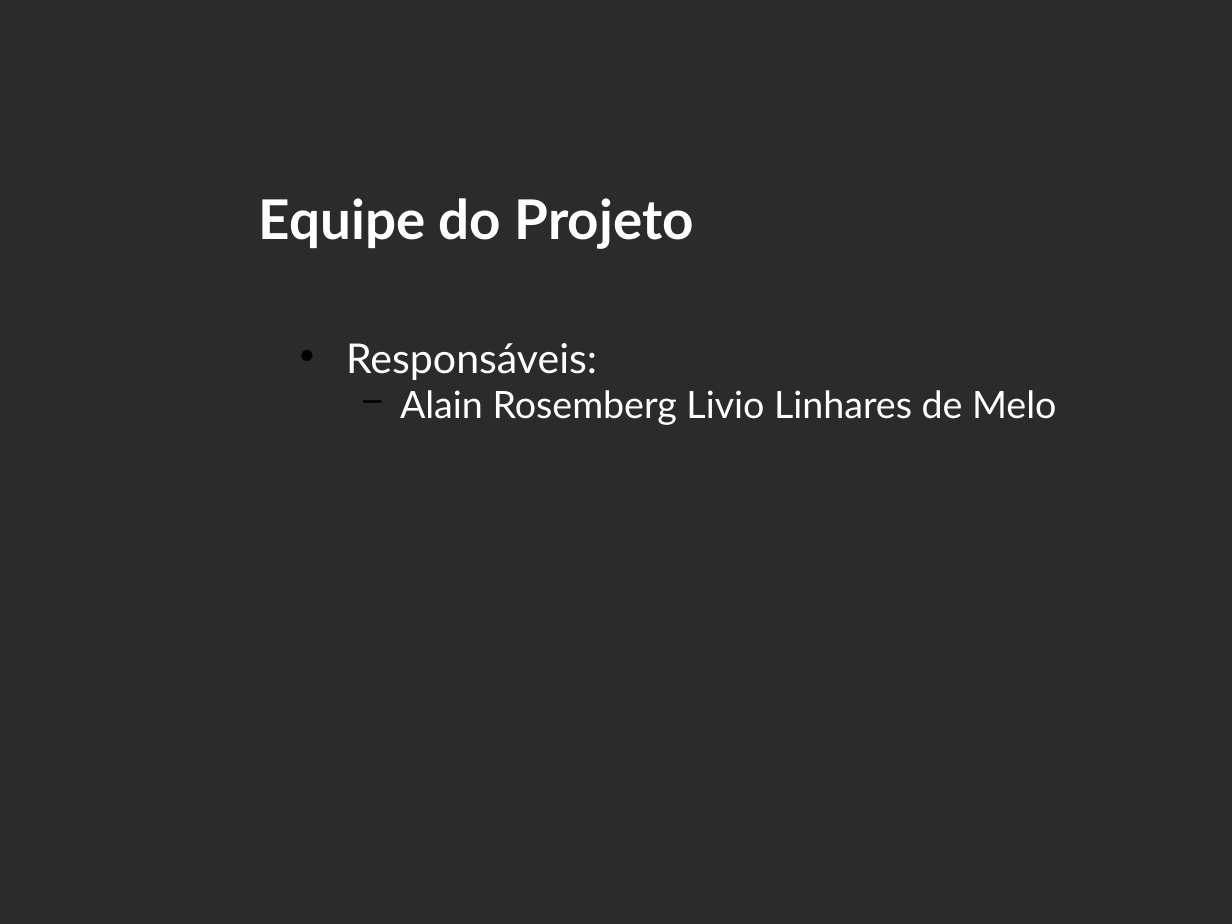
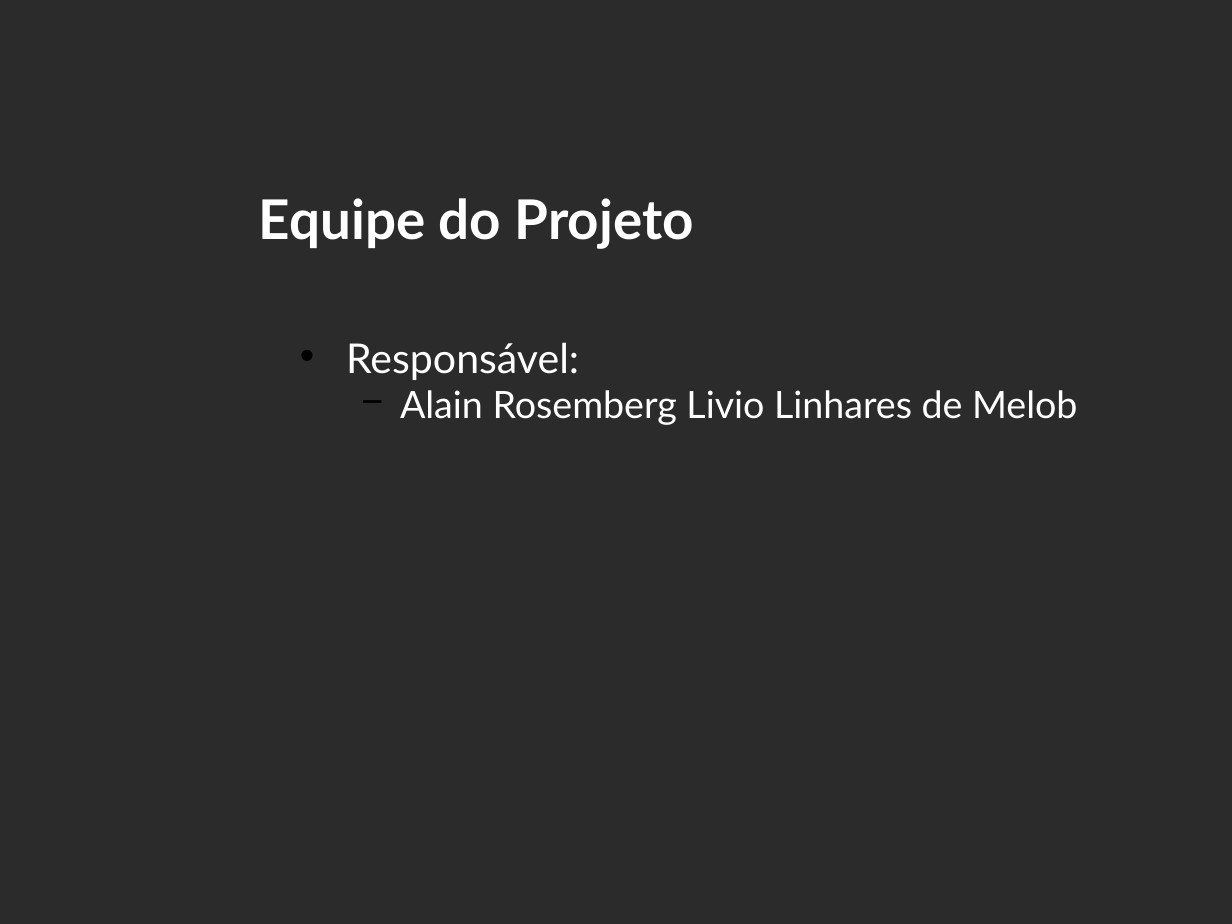
Before and after one commit to LuisEduardoER/projectrentcarpsa2002, a slide deck: slide 24 of @-RentCar/TAP/slideTAP.ppt. Drawn at 1232x924 pixels with LibreOffice and Linux fonts; fonts in the diff are those of the drawing; background and template pictures are left out; a plain dark background stands for a picture behind light text. Boxes give left, top, right and bottom in pixels: in the first picture for what was removed or moved away, otherwise in the second. Text is boxed around its words. In the diff, an @@ line names an element or a change of style, - is before the commit and + after.

```diff
--- a/@-RentCar/TAP/slideTAP.ppt
+++ b/@-RentCar/TAP/slideTAP.ppt
@@ text at (346, 342, 1077, 425): text changed @@
-• Responsáveis:
-  − Alain Rosemberg Livio Linhares de Melo
+• Responsável:
+  − Alain Rosemberg Livio Linhares de Melob
```
Also in this commit, not shown: 55 other files.
